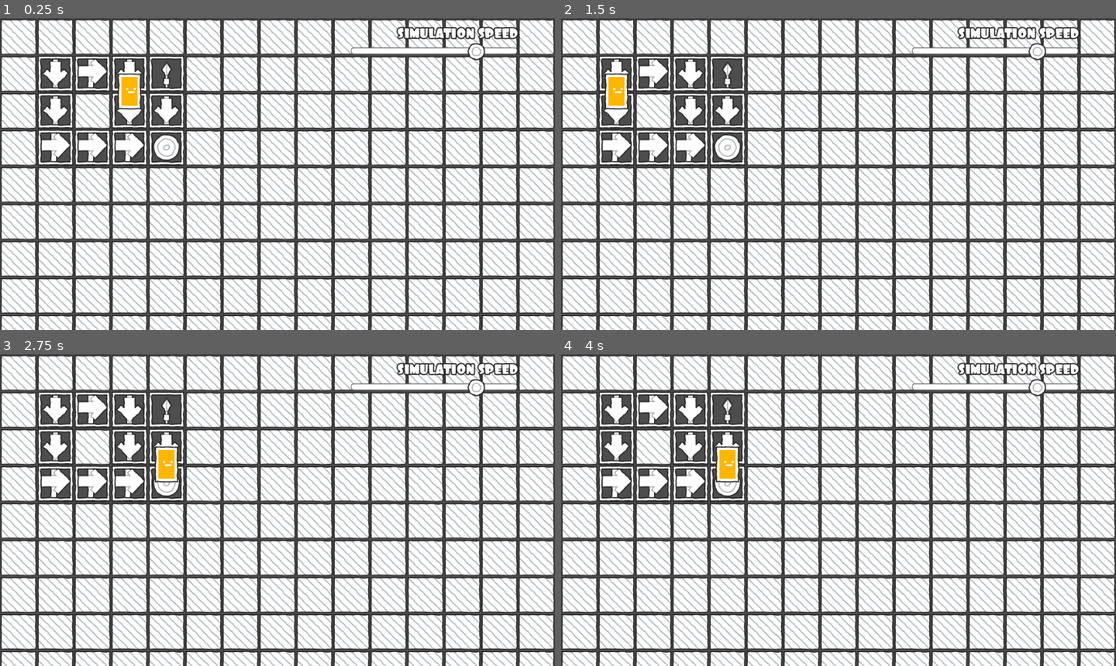
Above: before the commit, frames 1-4 (two rows, left to right).
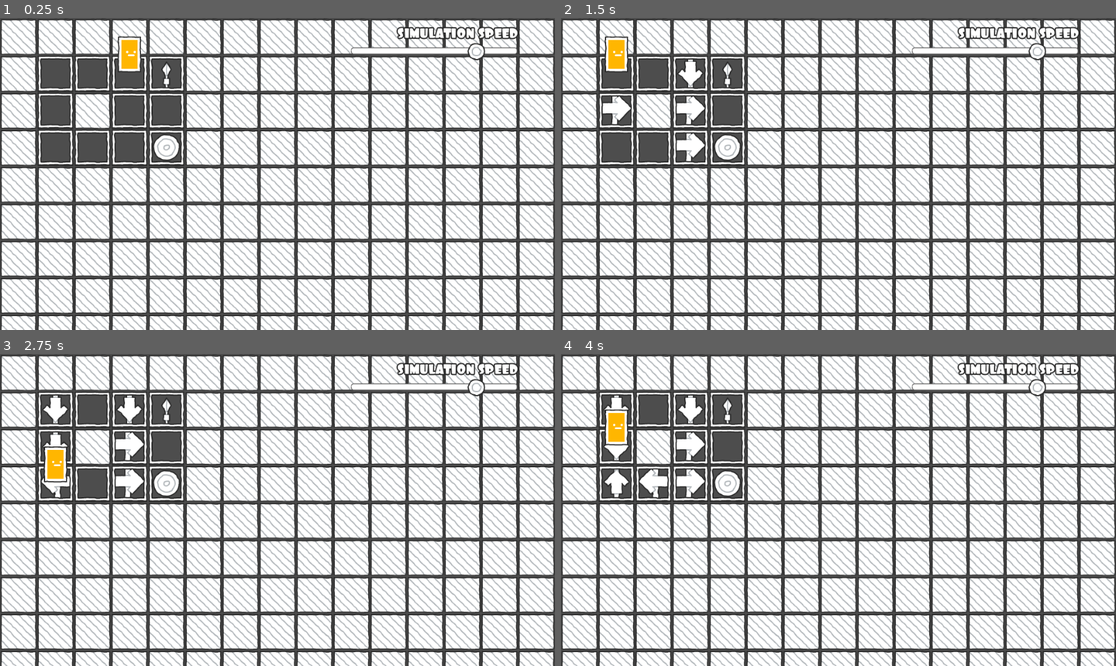
Above: after the commit, the same moments.

Repository: moraguma/RLSandbox
Game: Godot game, scene res://scenes/Experiments/AdaptiveDynamicProgramming.tscn
Same seed, same stepped clock (60 frames per second), same inputs: the game is played once before the commit and once after it. The project has no main scene, so this scene is started directly.
Inputs:
- Up to frame 1 (0.25 s): no input
- Up to frame 2 (1.5 s): no input
- Up to frame 3 (2.75 s): no input
- Up to frame 4 (4 s): no input

The runs differ from the first frame. In frame 1, 2.8% of the frame differs, in the area x 7-33%, y 5-46%; in frame 2, 2.2%; in frame 3, 1.8%; in frame 4, 1.7%.

Commit message:
Makes it easier to change headless episodes

Diff:
--- a/scenes/Environment.tscn
+++ b/scenes/Environment.tscn
@@ -46,7 +46,6 @@
 layer_1/z_index = 0
 layer_1/tile_data = PackedInt32Array(0, 0, 1, 65536, 0, 1, 131072, 0, 1, 196608, 0, 1, 262144, 0, 1, 327680, 0, 1, 3932 …(1722 unchanged characters)…
 script = ExtResource("2_m4csj")
-headless = false
 
 [node name="Agent" type="Sprite2D" parent="."]
 position = Vector2(96, 96)
--- a/scenes/Experiments/AdaptiveDynamicProgramming.tscn
+++ b/scenes/Experiments/AdaptiveDynamicProgramming.tscn
@@ -11,4 +11,3 @@
 resetter_script = ExtResource("3_332lr")
 rewarder_script = ExtResource("4_va860")
 learner_script = ExtResource("5_qxwfq")
-headless = true
--- a/scenes/Experiments/MonteCarloESEnv.tscn
+++ b/scenes/Experiments/MonteCarloESEnv.tscn
@@ -11,4 +11,3 @@
 resetter_script = ExtResource("3_g5vti")
 rewarder_script = ExtResource("4_pbgw6")
 learner_script = ExtResource("5_27ur2")
-headless = true
--- a/scenes/scripts/Environment.gd
+++ b/scenes/scripts/Environment.gd
@@ -46,7 +46,6 @@
 const MAX_FRAMES_PER_ITERATION = 60
 
 # Learning ---------------------------------------------------------------------
-const MAX_EPISODES = 300
 const MAX_STEPS = 50
 
 # --------------------------------------------------------------------------------------------------
@@ -73,7 +72,7 @@
 @onready var learner: Learner = learner_script.new()
 
 # Rendering --------------------------------------------------------------------
-@export var headless = true
+@export var headless_episodes = 0
 var frames_passed = 0
 
 # --------------------------------------------------------------------------------------------------
@@ -92,9 +91,8 @@
 
 	build_graph()
 
-	if headless:
-		while episodes < MAX_EPISODES:
-			_iterate_algorithm()
+	while episodes < headless_episodes:
+		_iterate_algorithm()
 
 
 func _process(delta):
--- a/scenes/scripts/rl/learners/AdaptiveDynamicProgramming.gd
+++ b/scenes/scripts/rl/learners/AdaptiveDynamicProgramming.gd
@@ -9,7 +9,7 @@
 var q = {}
 var gamma = 0.9
 var starting_epsilon = 0.9
-var episodes_to_zero_epsilon = 300
+var episodes_to_zero_epsilon = 20
 var episodes = 0
 
 # trial is a list of [s, a, r]
